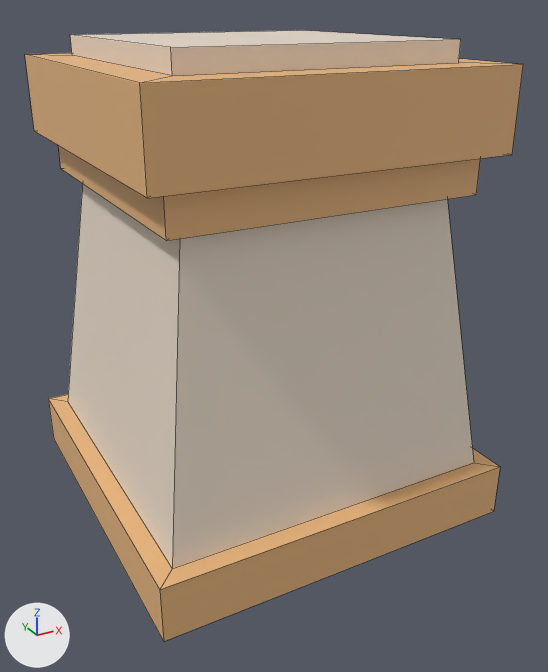
One commit to the FBX model Assets/Models/Environment/Pedestals/PedestalTwo.fbx: the scene before it, then after it.
Before and after are seen from a 50 mm lens placed at (-1.82, -3.52, 2.65), pointed at (0.03, -0.16, 0.97). Every picture has the same lights, and +X, +Y and +Z are marked at lower left. The first picture is the older version. Mesh edges are drawn as thin lines.
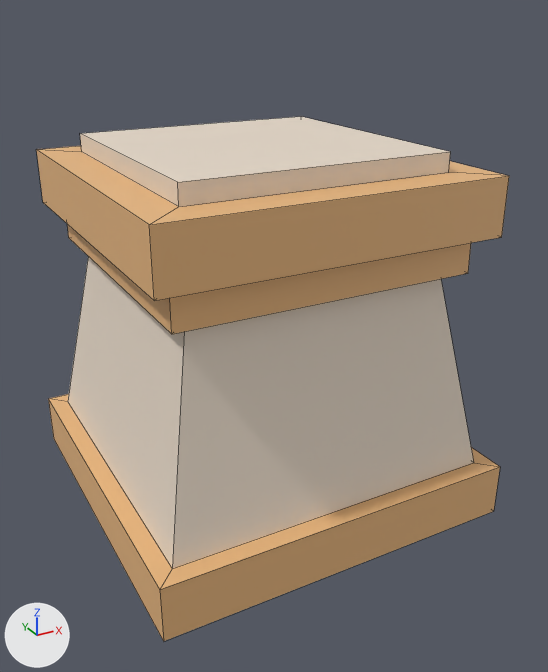
Pixel boxes (x1, y1, x2, y2) of what changed, in the pictures (548 x 672 px; the box of a moved part takes in the faces that stretch with it):
'Cube', reshaped (14% shorter)
    before: (25, 30, 523, 641)
    after: (37, 117, 509, 641)
part 1 of me_cube, moved or reshaped
    before: (25, 30, 523, 198)
    after: (37, 117, 509, 301)
part 2 of me_cube, moved or reshaped
    before: (58, 146, 480, 568)
    after: (67, 224, 474, 568)

What the commit changed:
me_cube is used by ob_cube; location (0.0, 0.0, 0.0).
me_cube had 40 vertices, 38 faces and spanned x -1.0..1.0, y -1.0..1.0, z 0.0..2.5.
me_cube now has 40 vertices, 38 faces and spans x -1.0..1.0, y -1.0..1.0, z 0.0..2.0.
me_cube part 1: all 12 vertices in x -0.9..0.9, y -0.9..0.9, z 2.4..2.5 are moved by (0.0, 0.0, -0.5).
me_cube part 2: all 16 vertices in x -0.9..0.9, y -0.9..0.9, z 1.8..2.0 are moved by (0.0, 0.0, -0.4).
